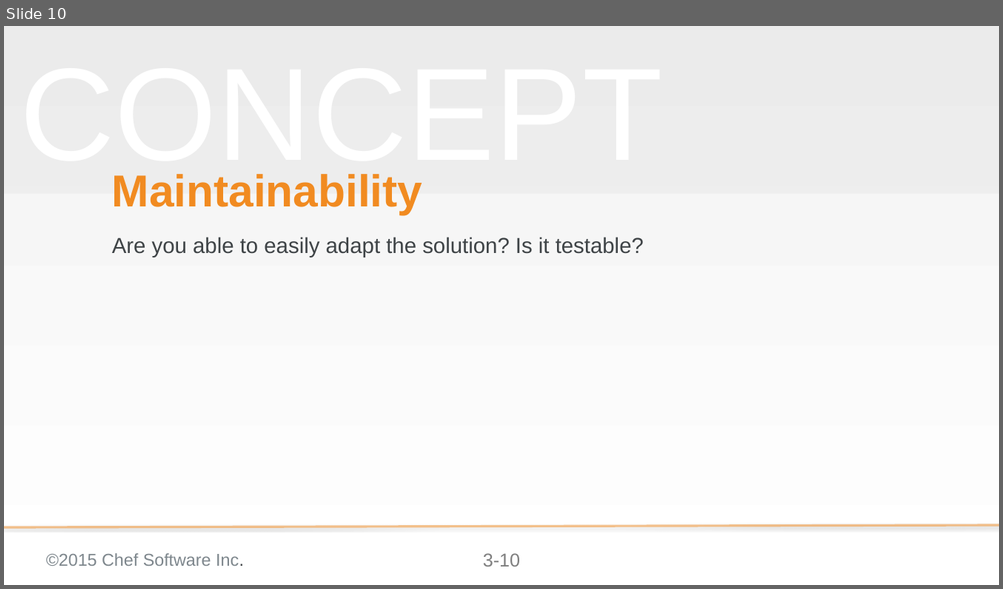
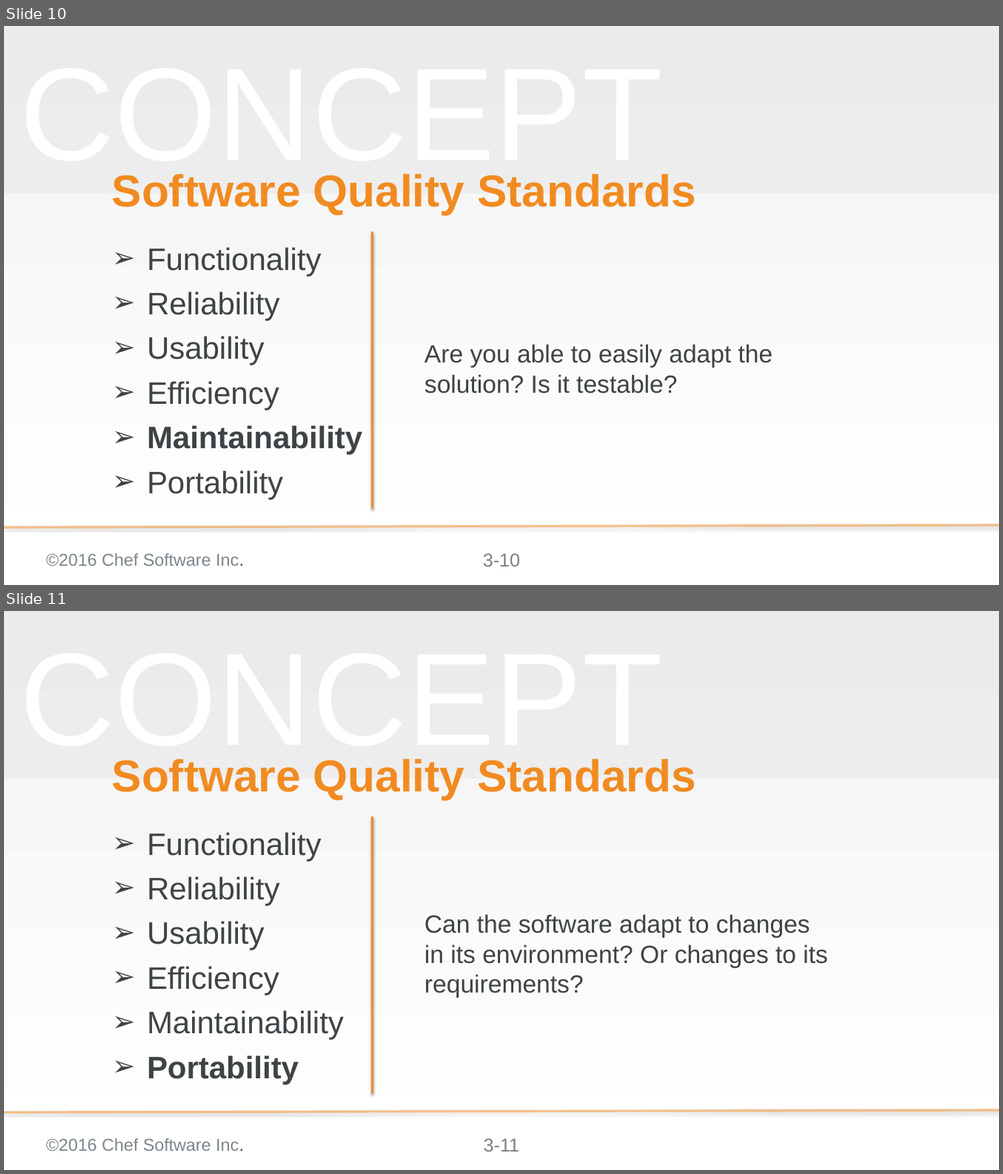
Before and after one commit to chef-training/extending_cookbooks, a slide deck: 03-why_use_custom_resources.pptx. Shown one above the other, each under a label of ours: slide 10 before the commit, slides 10 and 11 after it. The pictures are 1003x589 and 1003x1174 pixels, drawn with LibreOffice and Linux fonts; fonts in the diff are those of the drawing; background and template pictures are left out. Boxes give left, top, right and bottom in pixels: in the first picture for what was removed or moved away, otherwise in the second. Text is boxed around its words. In the diff, an @@ line names an element or a change of style, - is before the commit and + after.

```diff
--- a/03-why_use_custom_resources.pptx
+++ b/03-why_use_custom_resources.pptx
@@ slide 11 added at (x1=4, y1=611, x2=999, y2=1170), background gradient #F2F2F2 to #FFFFFF; not listed: 5 template elements that a slide beside it also shows @@
@@ title added at (x1=112, y1=759, x2=696, y2=800), 57.6 pt, text #F18B21, bold @@
+Software Quality Standards
@@ text added at (x1=147, y1=832, x2=344, y2=1085), 40 pt, text #3E4346 @@
+➢ Functionality
+➢ Reliability
+➢ Usability
+➢ Efficiency
+➢ Maintainability
+➢ Portability
@@ line added from (372, 817) to (372, 1093), #F18B21 3 pt @@
@@ text added at (x1=424, y1=914, x2=828, y2=998), 32 pt, text #3E4346 @@
+Can the software adapt to changes in its environment? Or changes to its requirements?
@@ slide 10 changed as well @@
@@ title at (x1=112, y1=174, x2=696, y2=215): text changed @@
-Maintainability
+Software Quality Standards
@@ text added at (x1=147, y1=247, x2=362, y2=500), 40 pt, text #3E4346 @@
+➢ Functionality
+➢ Reliability
+➢ Usability
+➢ Efficiency
+➢ Maintainability
+➢ Portability
@@ line added from (372, 232) to (372, 508), #F18B21 3 pt @@
@@ text "Are you able to easily ..." moved from (x1=112, y1=237, x2=643, y2=258) to (x1=424, y1=344, x2=773, y2=394) @@
@@ text "Are you able to easily ..." at (x1=424, y1=344, x2=773, y2=394): size 28 to 32 pt; vertical alignment top to middle @@
@@ text at (x1=46, y1=554, x2=244, y2=566): text changed @@
-©2015 Chef Software Inc.
+©2016 Chef Software Inc.
```
Also in this commit, not shown: 10 other slides changed, 9 other slides added, 7 slides removed.
